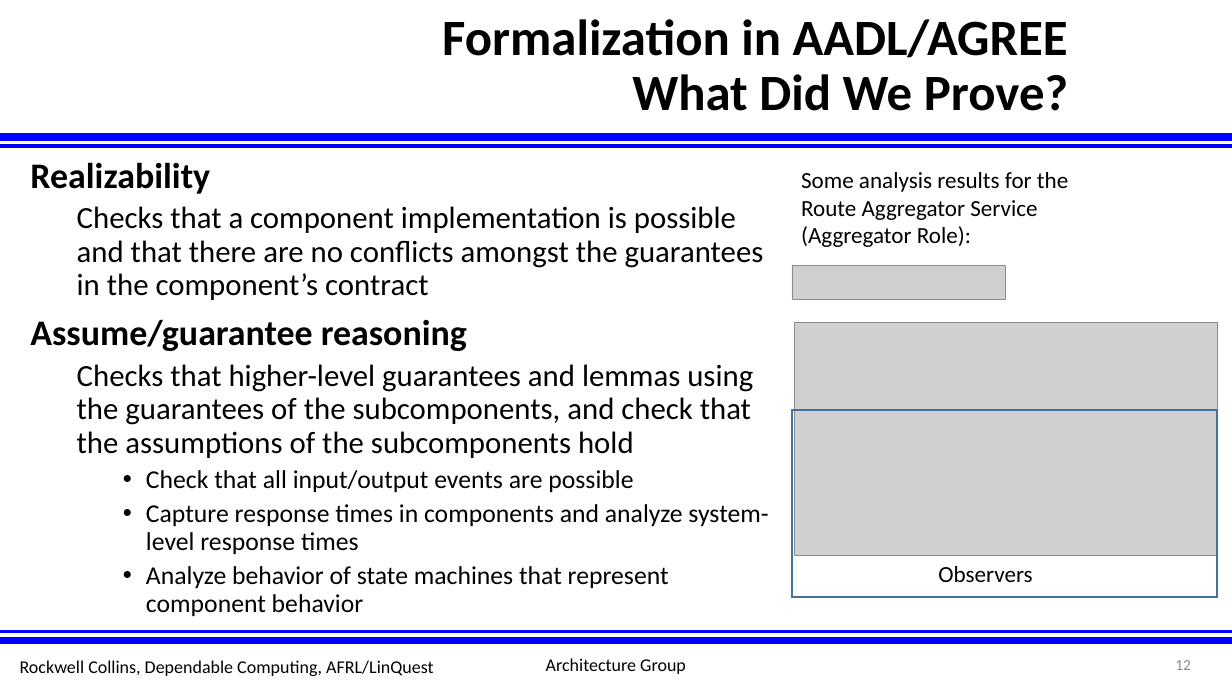
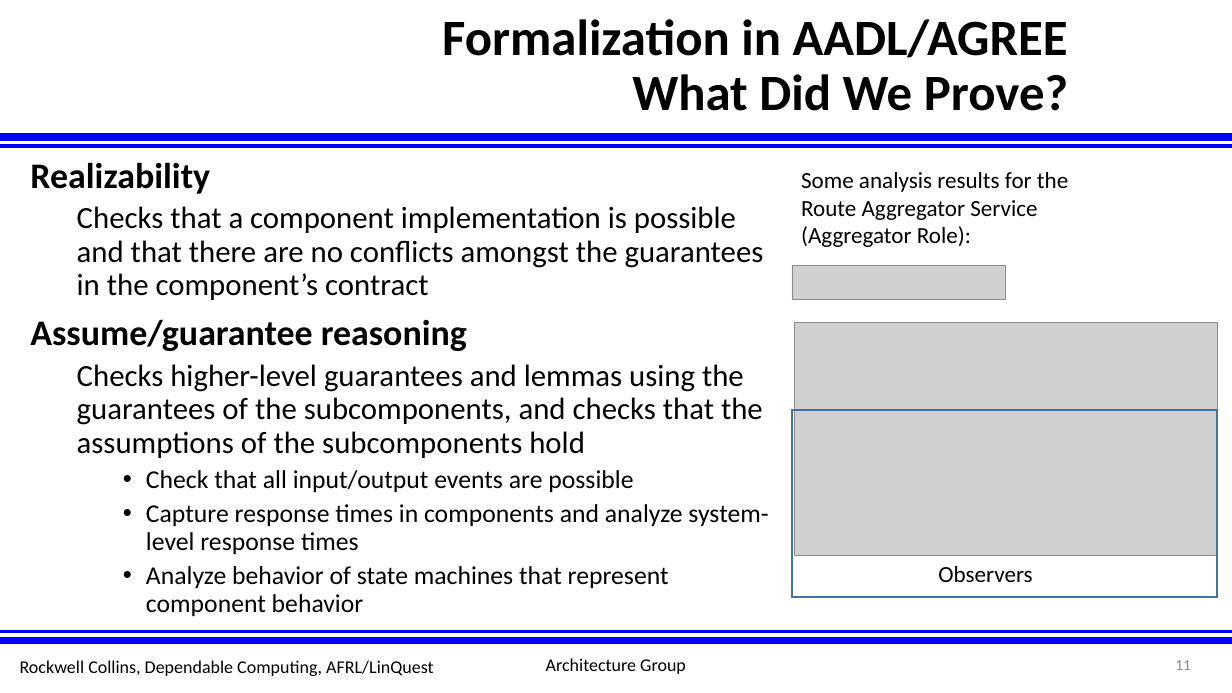
Before and after one commit to afrl-rq/OpenUxAS-SoI, a slide deck: slide 11 of presentations/S5_SoI_Architecture_Group.pptx (slide 12 before the commit). Drawn at 1232x693 pixels with LibreOffice and Linux fonts; fonts in the diff are those of the drawing; grey boxes stand for pictures; background and template pictures are left out. Boxes give left, top, right and bottom in pixels: in the first picture for what was removed or moved away, otherwise in the second. Text is boxed around its words. In the diff, an @@ line names an element or a change of style, - is before the commit and + after.

```diff
--- a/presentations/S5_SoI_Architecture_Group.pptx
+++ b/presentations/S5_SoI_Architecture_Group.pptx
@@ text at [77,364,763,458]: text changed @@
-  Checks that higher-level guarantees and lemmas using the guarantees of the subcomponents, and check that the assumptions of the subcomponents hold
+  Checks higher-level guarantees and lemmas using the guarantees of the subcomponents, and checks that the assumptions of the subcomponents hold
@@ page number at [1175,660,1191,670]: text changed @@
-12
+11
```
Also in this commit, not shown: 4 other slides changed.
